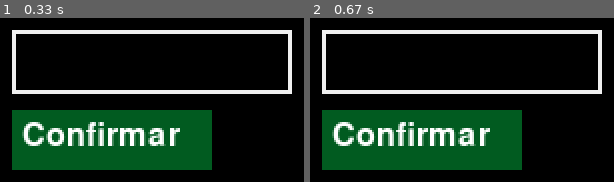
Above: before the commit, frames 1-2 (left to right).
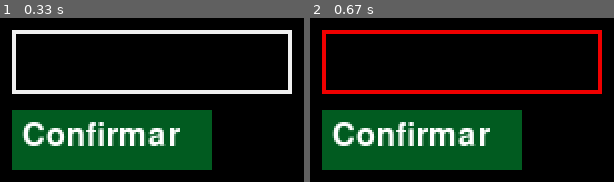
Above: after the commit, the same moments.

Repository: Yofiel/pylife
Game: pygame game, started from pygame_views.py
The game is run twice, just before and just after one commit, with the same random seed, the same clock (stepped at 60 frames per second) and the same inputs.
Inputs:
- Up to frame 1 (0.33 s): no input
- Up to frame 2 (0.67 s): click "Confirmar" at 0.38 s

Frame 1 is identical in both runs. In frame 2, 5.4% of the frame differs, in the area x 3-97%, y 7-47%.

Commit message:
feat: add player creation

Diff:
--- a/main.py
+++ b/main.py
@@ -10,31 +10,12 @@
 P = 10  # P = número de casas a serem avançadas
 
 
-def init_players():
-    num = insert_players_number()
+def create_players(players_name):
+    players = []
 
-    try:
-        if not 2 <= int(num) <= 4:
-            raise ValueError
-        else:
-            num = int(num)
-    except ValueError:
-        invalid_players_quantity_print()
-        return init_players()
-
-    players = []
-    while True:
-        name = insert_player_name()
-
-        if not name or name.isspace():
-            invalid_player_name_print()
-            continue
-
+    for name in players_name:
         new_player = Player(name)
         players.append(new_player)
-
-        if len(players) == num:
-            break
 
     return players
 
--- a/pygame_views.py
+++ b/pygame_views.py
@@ -1,6 +1,8 @@
 from sys import exit
 
 import pygame
+
+from main import create_players, sort_players
 
 # tamanhos
 WIDTH = 800
@@ -10,6 +12,7 @@
 COLOR_BLACK = pygame.Color(0, 0, 0)
 COLOR_WHITE = pygame.Color(255, 255, 255)
 COLOR_GREEN = pygame.Color(1, 91, 32)
+COLOR_RED = pygame.Color(240, 0, 0)
 
 # inicializando jogo
 pygame.init()
@@ -25,14 +28,15 @@
 FONT = pygame.font.Font(None, 32)
 
 
-def init_players_view():
+def name_input_view():
     user_text = ""
-    players = []
+    names = []
 
     # definicao da caixa de texto para nome
     input_rect = pygame.Rect(200, 200, 140, 32)
     input_rect_active_color = pygame.Color(0, 0, 200)
     input_rect_inactive_color = pygame.Color(240, 240, 240)
+    input_rect_error_color = pygame.Color(COLOR_RED)
     input_rect_current_color = input_rect_inactive_color
 
     # definicao do botao de confirmacao do nome
@@ -41,6 +45,7 @@
     button_text_surface = button_font.render("Confirmar", True, (255, 255, 255))
 
     active = False
+    error = False
 
     while True:
         for event in pygame.event.get():
@@ -55,12 +60,17 @@
                     active = False
 
                 if button_rect.collidepoint(event.pos):
-                    players.append(user_text)
+                    if not user_text or user_text.isspace() or not user_text.isalpha():
+                        error = True
+                        break
+                    else:
+                        error = False
+
+                    names.append(user_text)
                     user_text = ""
 
-                    if len(players) == 4:
-                        print("Quantidade máxima de jogadores atingida")
-                        return players
+                    if len(names) == 4:
+                        return names
 
             if event.type == pygame.KEYDOWN:
                 # lendo o que é digitado
@@ -79,6 +89,9 @@
             input_rect_current_color = input_rect_active_color
         else:
             input_rect_current_color = input_rect_inactive_color
+
+        if error:
+            input_rect_current_color = input_rect_error_color
 
         # desenhando retangulo do input na tela
         pygame.draw.rect(WIN, input_rect_current_color, input_rect, 2)
@@ -115,7 +128,11 @@
                 run = False
                 pygame.quit()
 
-        players = init_players_view()
+        names = name_input_view()
+        print(names)
+        players = create_players(names)
+        sort_players(players)
+
         print(players)
         draw_window()
 
